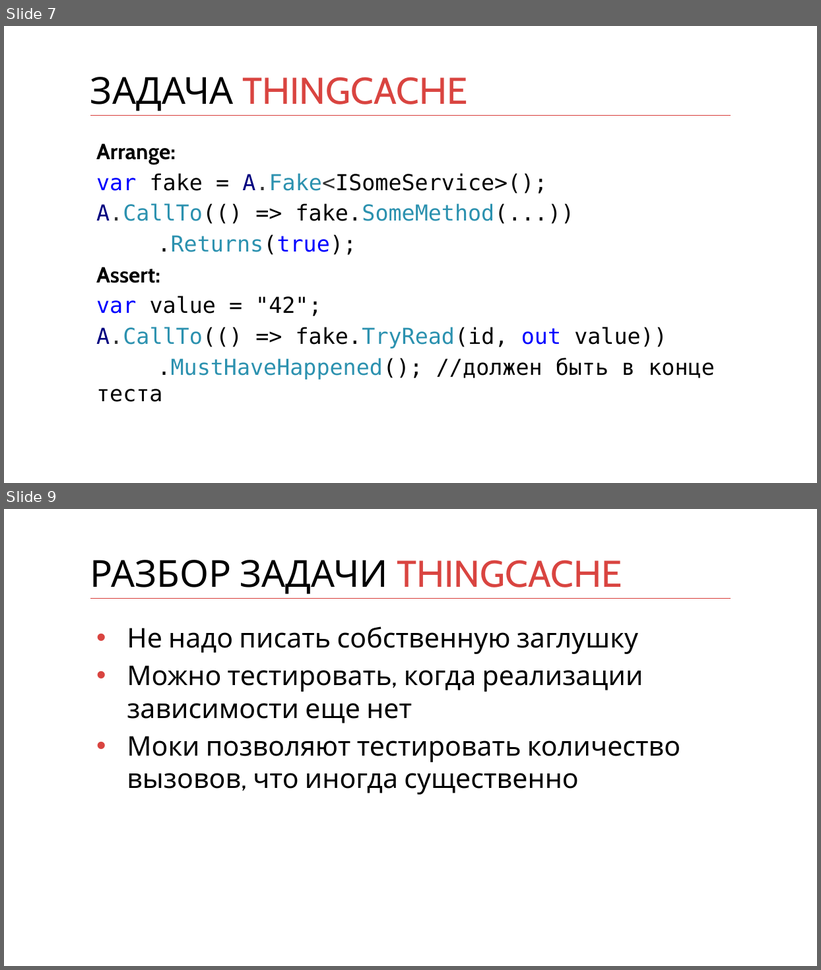
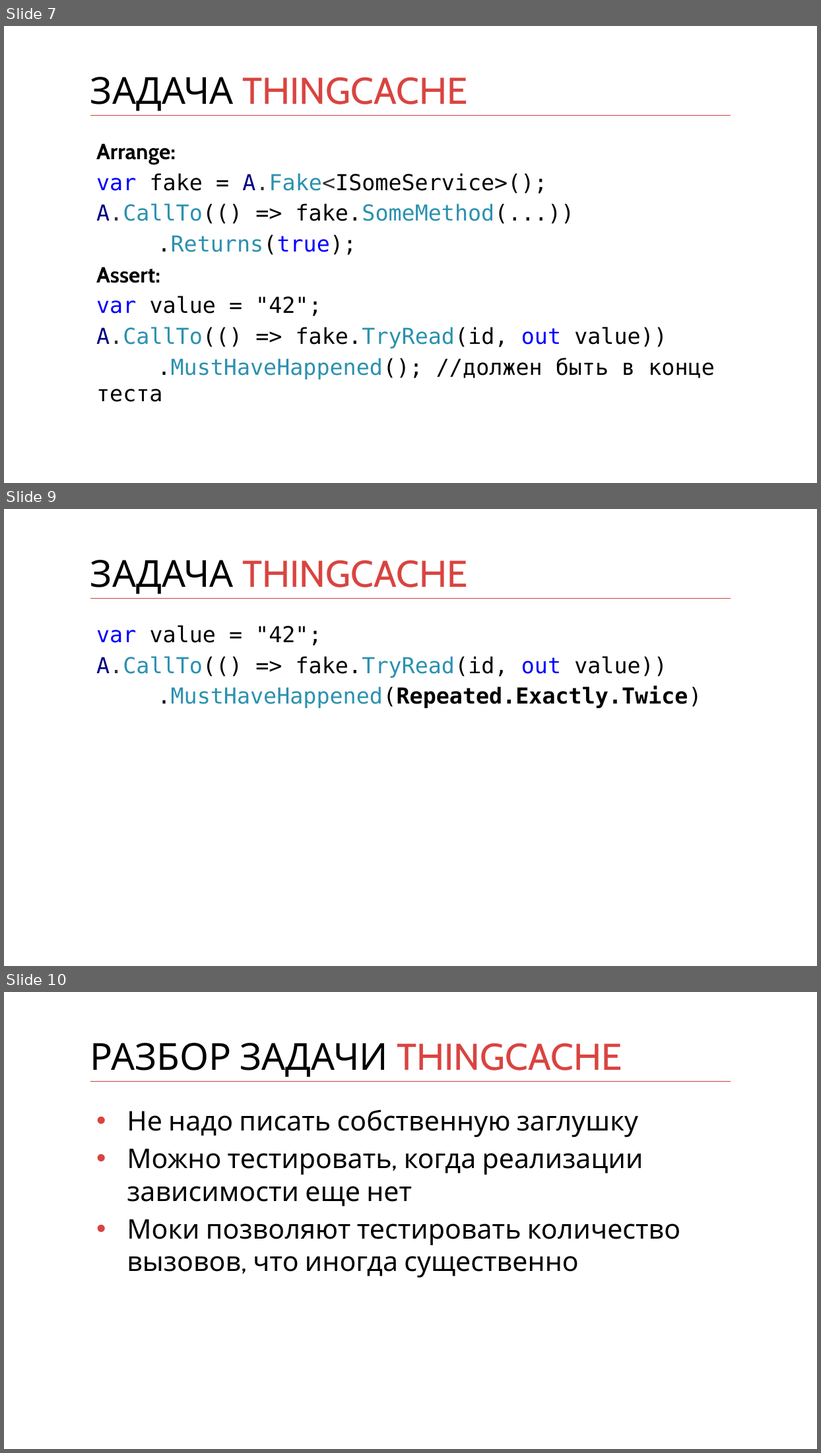
Before and after one commit to kontur-courses/mocks, a slide deck: mocks.pptx. Shown one above the other, each under a label of ours: slides 7 and 9 before the commit, slides 7, 9 and 10 after it; the slides between them are not shown. The pictures are 821x970 and 821x1453 pixels, drawn with LibreOffice and Linux fonts; fonts in the diff are those of the drawing. Boxes give left, top, right and bottom in pixels: in the first picture for what was removed or moved away, otherwise in the second. Text is boxed around its words. In the diff, an @@ line names an element or a change of style, - is before the commit and + after.

Commit message:
Add missed test + Add slide about MustHaveHappended

```diff
--- a/mocks.pptx
+++ b/mocks.pptx
@@ slide 9 added at box(4, 509, 817, 966), background #FFFFFF; not listed: 1 template element that a slide beside it also shows @@
@@ title added at box(90, 560, 467, 594), 44 pt, text #D94440 @@
+ЗАДАЧА THINGCACHE
@@ text added at box(96, 625, 702, 708), 26 pt, text #000000 @@
+var value = "42";
+A.CallTo(() => fake.TryRead(id, out value))
+.MustHaveHappened(Repeated.Exactly.Twice)
@@ what was slide 9 is now slide 10 @@
```
Also in this commit, not shown: 1 other file.
